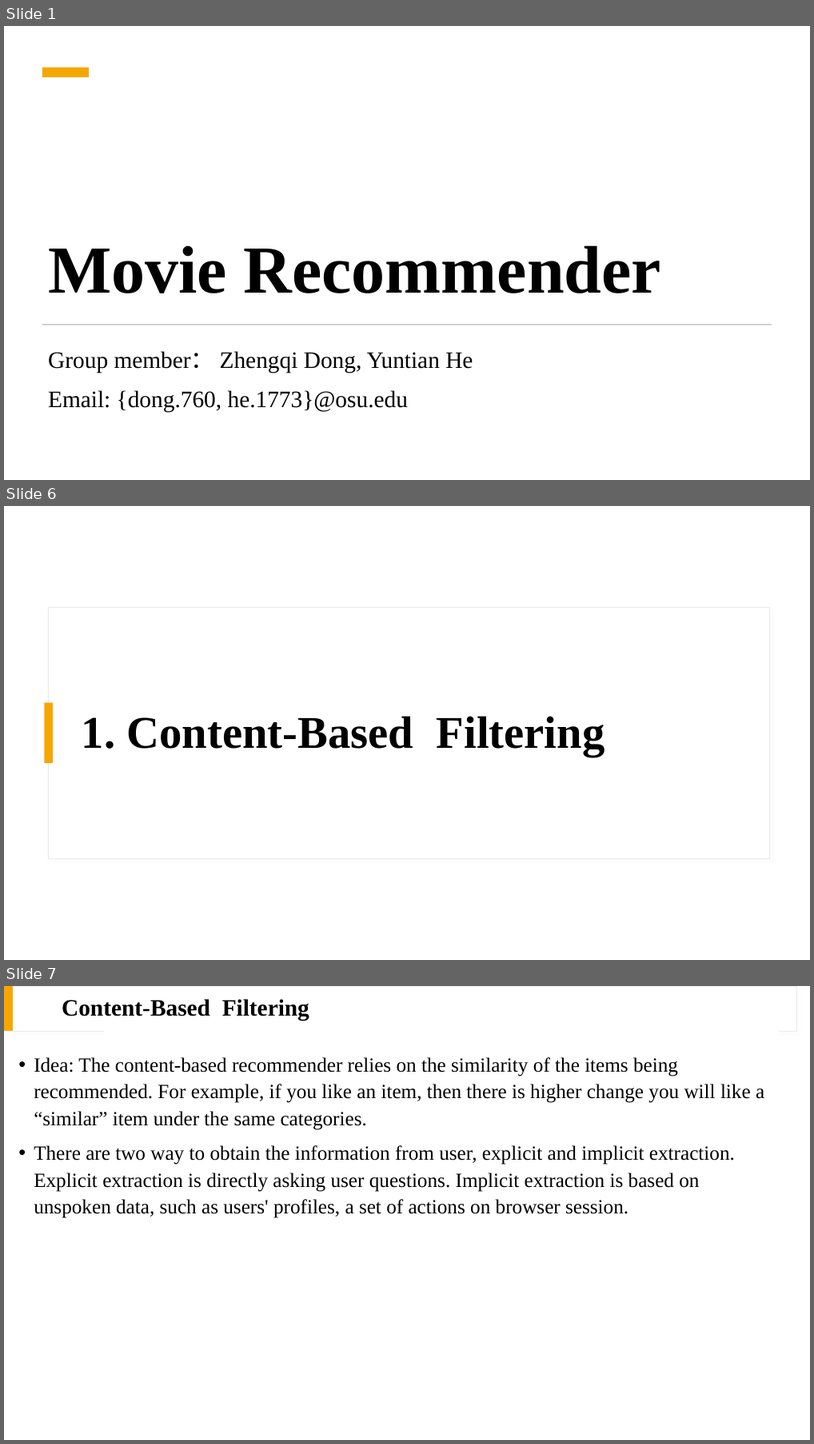
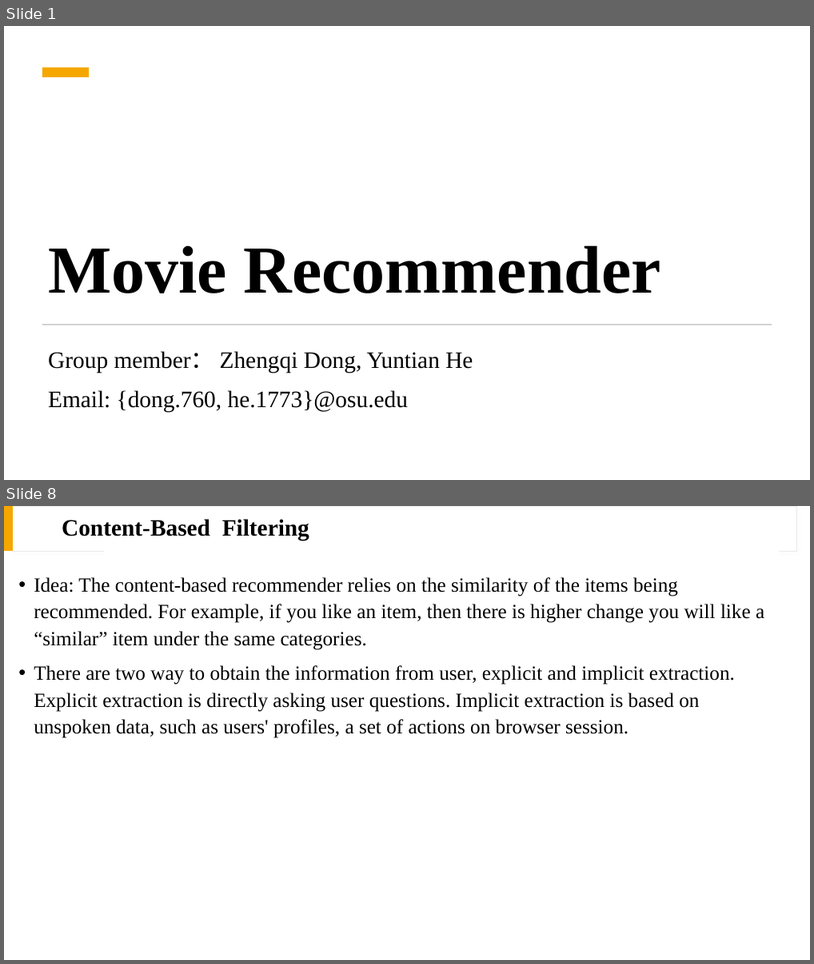
Before and after one commit to drago1234/CSE5525-Final-Project, a slide deck: presentation.pptx. Shown one above the other, each under a label of ours: slides 1, 6 and 7 before the commit, slides 1 and 8 after it; the slides between them are not shown. The pictures are 814x1444 and 814x964 pixels, drawn with LibreOffice and Linux fonts; fonts in the diff are those of the drawing. Boxes give left, top, right and bottom in pixels: in the first picture for what was removed or moved away, otherwise in the second. Text is boxed around its words. In the diff, an @@ line names an element or a change of style, - is before the commit and + after.

```diff
--- a/presentation.pptx
+++ b/presentation.pptx
@@ slide 6 removed at (4, 506, 810, 960), background #FFFFFF @@
@@ rectangle removed at (48, 608, 770, 859) @@
@@ rectangle removed at (45, 703, 53, 763) @@
@@ title removed at (82, 716, 606, 756) @@
-1. Content-Based Filtering
@@ what was slide 7 is now slide 8 @@
```
Also in this commit, not shown: 3 slides changed, 4 slides added, 11 other slides removed, 2 other files.
